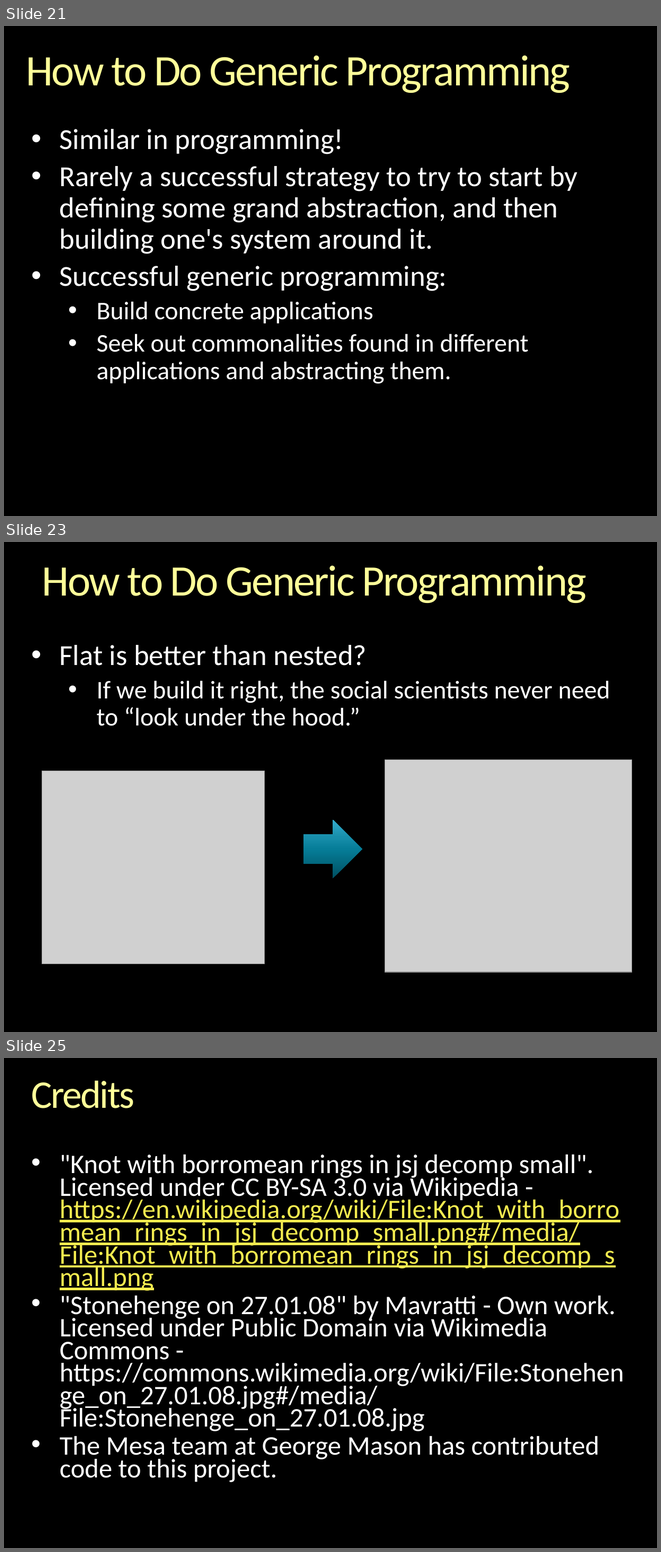
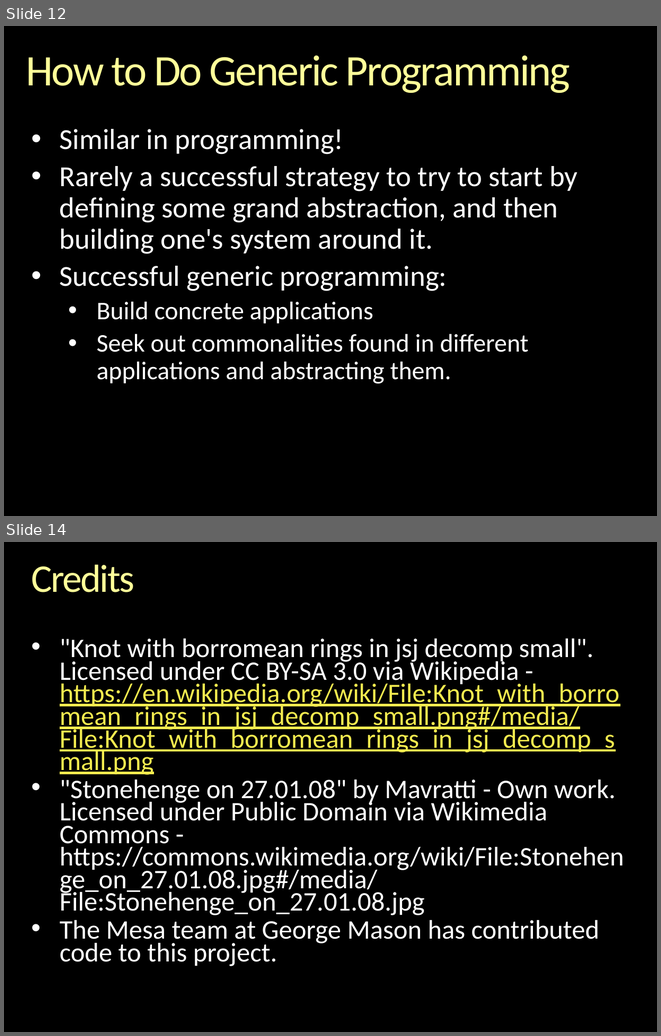
Before and after one commit to gcallah/indras_net, a slide deck: docs/ABMsAsAlgebraic.pptx. Shown one above the other, each under a label of ours: slides 21, 23 and 25 before the commit, slides 12 and 14 after it; the slides between them are not shown. The pictures are 661x1552 and 661x1036 pixels, drawn with LibreOffice and Linux fonts; fonts in the diff are those of the drawing; grey boxes stand for pictures; background and template pictures are left out. Boxes give left, top, right and bottom in pixels: in the first picture for what was removed or moved away, otherwise in the second. Text is boxed around its words. In the diff, an @@ line names an element or a change of style, - is before the commit and + after.

```diff
--- a/docs/ABMsAsAlgebraic.pptx
+++ b/docs/ABMsAsAlgebraic.pptx
@@ slide 23 removed at (4, 542, 657, 1032), background picture (left out) @@
@@ title removed at (42, 565, 586, 603) @@
-How to Do Generic Programming
@@ text removed at (60, 645, 610, 726) @@
-• Flat is better than nested?
-  • If we build it right, the social scientists never need to “look under the hood.”
@@ picture removed at (385, 759, 632, 972) @@
@@ picture removed at (42, 770, 265, 964) @@
@@ right arrow removed at (303, 820, 362, 878) @@
@@ what was slide 21 is now slide 12 @@
@@ what was slide 25 is now slide 14 @@
```
Also in this commit, not shown: 1 slide changed, 10 other slides removed, 1 other file.
